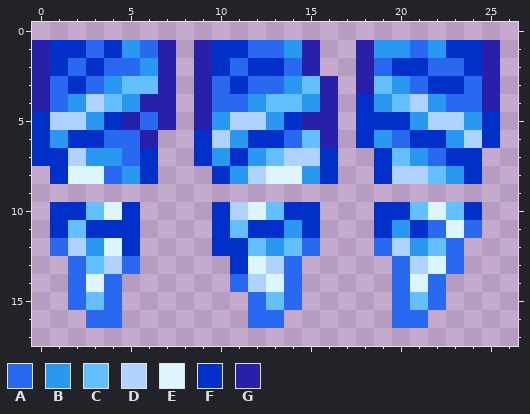
Two versions of one pixel-art sprite, Resources/Textures/Tiles/Danger/IceStalactite.png. That is the earlier state.
The file is 54x36 pixels, drawn in blocks of 2x2; one block is one cell here. The old version is drawn lined up with the new one.
Palette (. is transparent): A #2869f0  B #2898f0  C #64bfff  D #b0d2ff  E #ddf5ff  F #0030c8  G #2820a8
Pixels before, first column x 0:
 1 GFFAFBAG.GFFAABG..GBBABFFG
 2 GFAFAABG.GFAFFAG..GAFFAAFG
 3 GAFABCCG.GAFAABCG.GCBAFFAG
 4 GABDCBGG.GAABCCBG.FBCDBAAG
 5 FDDBFGAG.GBDDBFGG.FFFBDDBF
 6 FBFFAAG..FDBFFACG.FBAFFBDF
 7 FFDBBAF..FBFBCDDF..FCBAFF.
 8 .FEEABF...FBDEEBF..FDDCBF.
 9 ..........................
10 .FFCEF....FDECFF...FFCECF.
11 .FCFFF....FCFFBF...FBFAEA.
12 .ADBEF....FFCBCA...ADBCA..
13 ..ACDA.....FEDA.....ADEA..
14 ..AEA......ADEA.....AEA...
15 ..ACA.......ACA.....ACA...
16 ...AA.......AA......AA....
The same view after the edit:
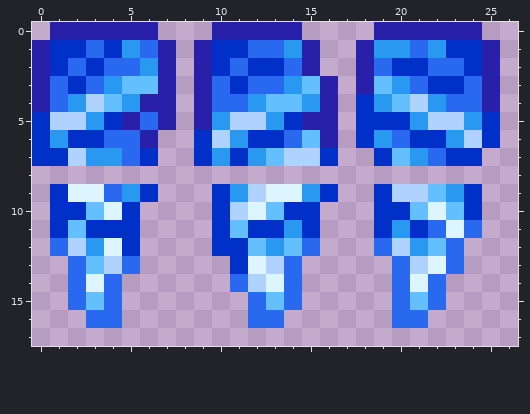
The edit:
whole drawing moved by +0,+1 (the old picture is shown already moved)
Changed rows in their new state; - is an unchanged pixel.
first column x 1:
 0 GGGGGG---GGGGG----GGGGGG
first column x 1:
 8 ......---.......--......
 9 FEEABF---FBDEEBF--FDDCBF
Pixel boxes of the changes (left, top, right, bottom) in both pictures:
added: (50, 22, 302, 40)
added: (374, 22, 482, 40)
changed: (50, 166, 482, 202)
